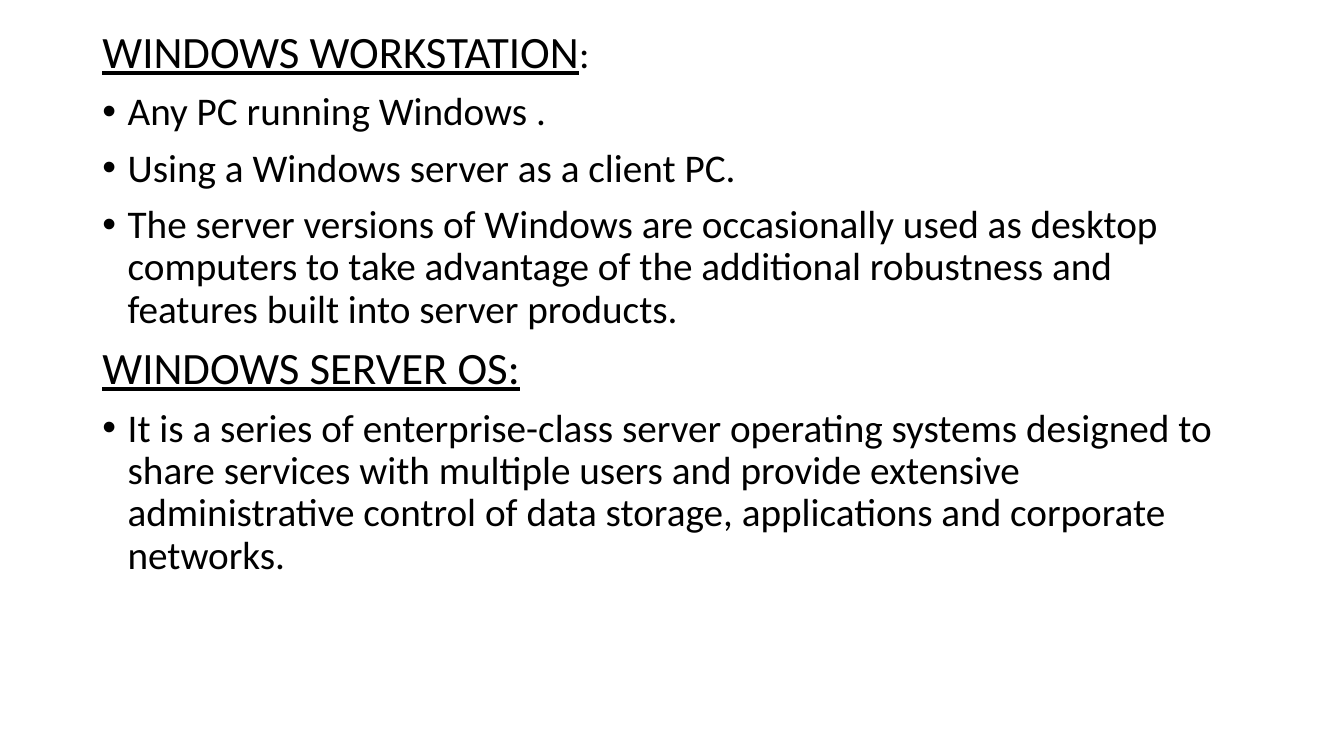
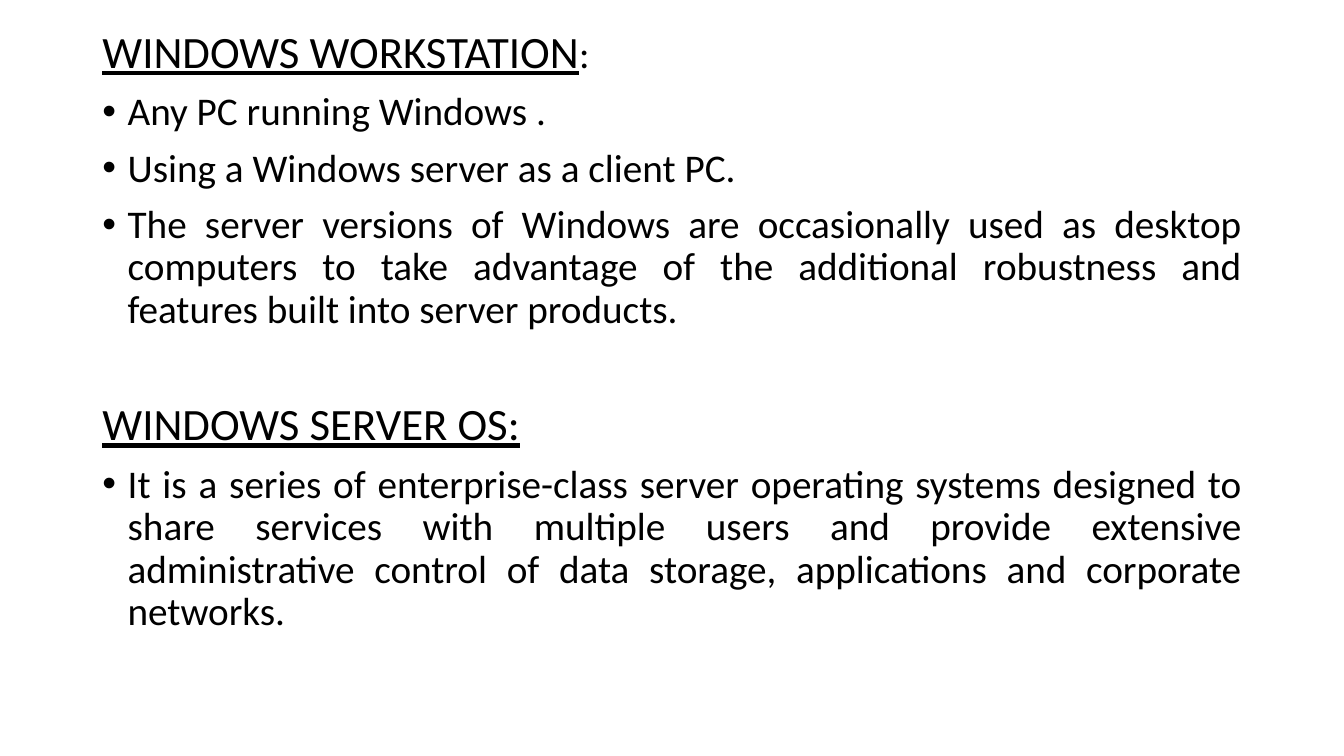
Before and after one commit to MENAGAMM/BPM, a slide deck: slide 5 of INTRODUCTION TO OPERATING SYSTEM.pptx. Drawn at 1344x756 pixels with LibreOffice and Linux fonts; fonts in the diff are those of the drawing. Boxes give left, top, right and bottom in pixels: in the first picture for what was removed or moved away, otherwise in the second. Text is boxed around its words. In the diff, an @@ line names an element or a change of style, - is before the commit and + after.

```diff
--- a/INTRODUCTION TO OPERATING SYSTEM.pptx
+++ b/INTRODUCTION TO OPERATING SYSTEM.pptx
@@ text "WINDOWS WORKSTATION:" at box(102, 39, 1242, 626): alignment left to justified @@
```
Also in this commit, not shown: 5 other slides changed, 1 slide added, 1 slide removed, 1 other file.
